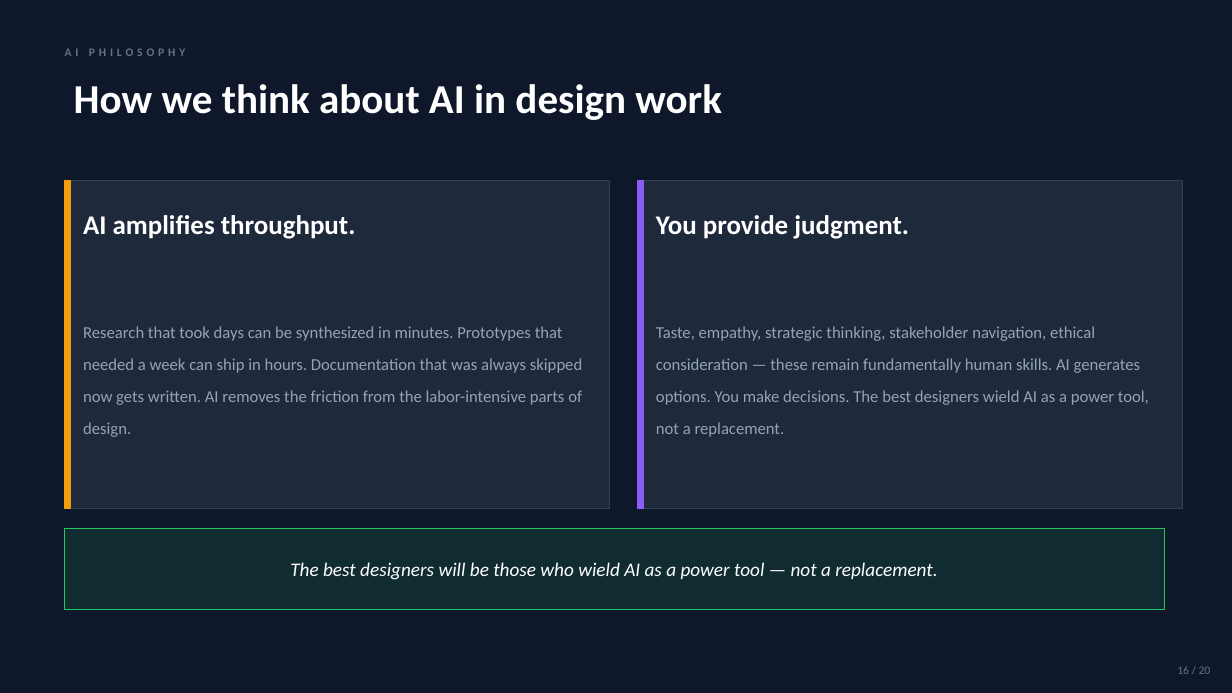
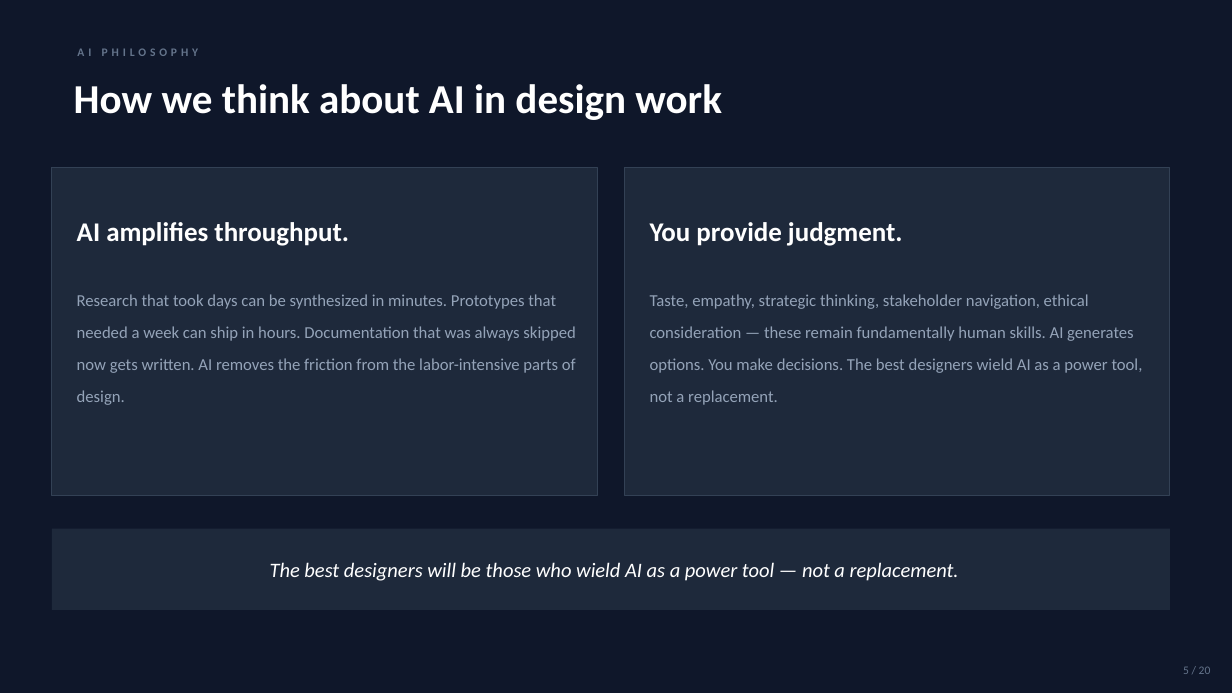
Before and after one commit to quinrobinson/agentic-product-design-framework, a slide deck: slide 5 of artifacts/onboarding-deck.pptx (slide 16 before the commit). Drawn at 1232x693 pixels with LibreOffice and Linux fonts; fonts in the diff are those of the drawing. Boxes give left, top, right and bottom in pixels: in the first picture for what was removed or moved away, otherwise in the second. Text is boxed around its words. In the diff, an @@ line names an element or a change of style, - is before the commit and + after.

```diff
--- a/artifacts/onboarding-deck.pptx
+++ b/artifacts/onboarding-deck.pptx
@@ text "AI PHILOSOPHY": place and size @@
-text "AI PHILOSOPHY" at (65, 48, 185, 56)
+text "AI PHILOSOPHY" at (77, 48, 198, 56)
@@ rectangle: place and size @@
-rectangle at (65, 180, 610, 508)
+rectangle at (52, 167, 597, 495)
@@ rectangle: place and size @@
-rectangle at (638, 180, 1183, 508)
+rectangle at (625, 167, 1170, 495)
@@ rectangle removed at (65, 180, 70, 508) @@
@@ text "AI amplifies throughput.": place and size @@
-text "AI amplifies throughput." at (83, 215, 356, 239)
+text "AI amplifies throughput." at (77, 222, 349, 246)
@@ rectangle removed at (638, 180, 643, 508) @@
@@ text "You provide judgment.": place and size @@
-text "You provide judgment." at (656, 215, 909, 239)
+text "You provide judgment." at (650, 222, 903, 246)
@@ text "Research that took days can ...": place and size @@
-text "Research that took days can ..." at (83, 326, 582, 437)
+text "Research that took days can ..." at (77, 294, 576, 405)
@@ text "Research that took days can ..." at (77, 294, 576, 405): vertical alignment middle to top @@
@@ text "Taste, empathy, strategic thinking, stakeholder ..." at (650, 294, 1143, 405): vertical alignment middle to top @@
@@ text "Taste, empathy, strategic thinking, stakeholder ...": place and size @@
-text "Taste, empathy, strategic thinking, stakeholder ..." at (656, 326, 1149, 437)
+text "Taste, empathy, strategic thinking, stakeholder ..." at (650, 294, 1143, 405)
@@ rectangle: place and size @@
-rectangle at (65, 529, 1165, 610)
+rectangle at (52, 529, 1170, 610)
@@ rectangle at (52, 529, 1170, 610): fill #22C55E at 12% opacity to #1E293B; outline #22C55E 1 pt to none @@
@@ text "The best designers will be ..." at (270, 562, 959, 581): size 15 to 16 pt @@
@@ text at (1183, 666, 1211, 674): text changed @@
-16 / 20
+5 / 20
```
Also in this commit, not shown: 19 other slides changed.
